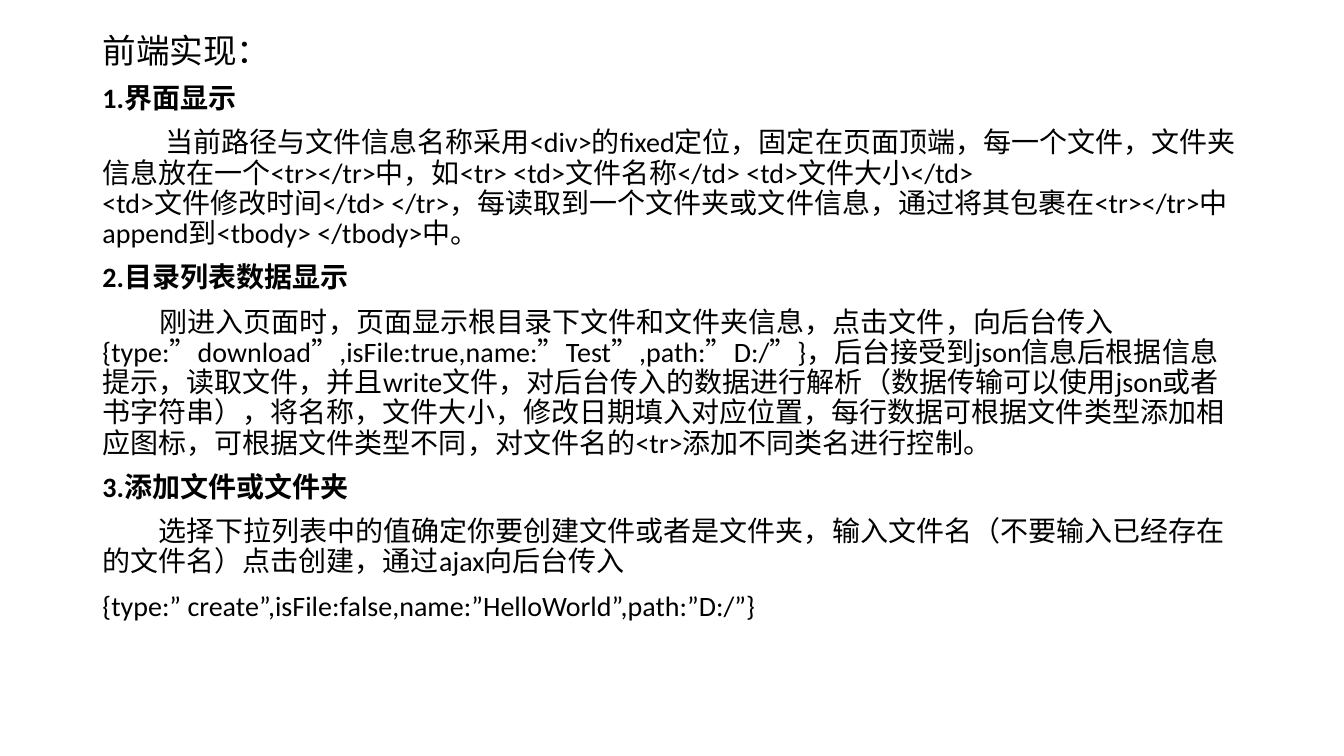
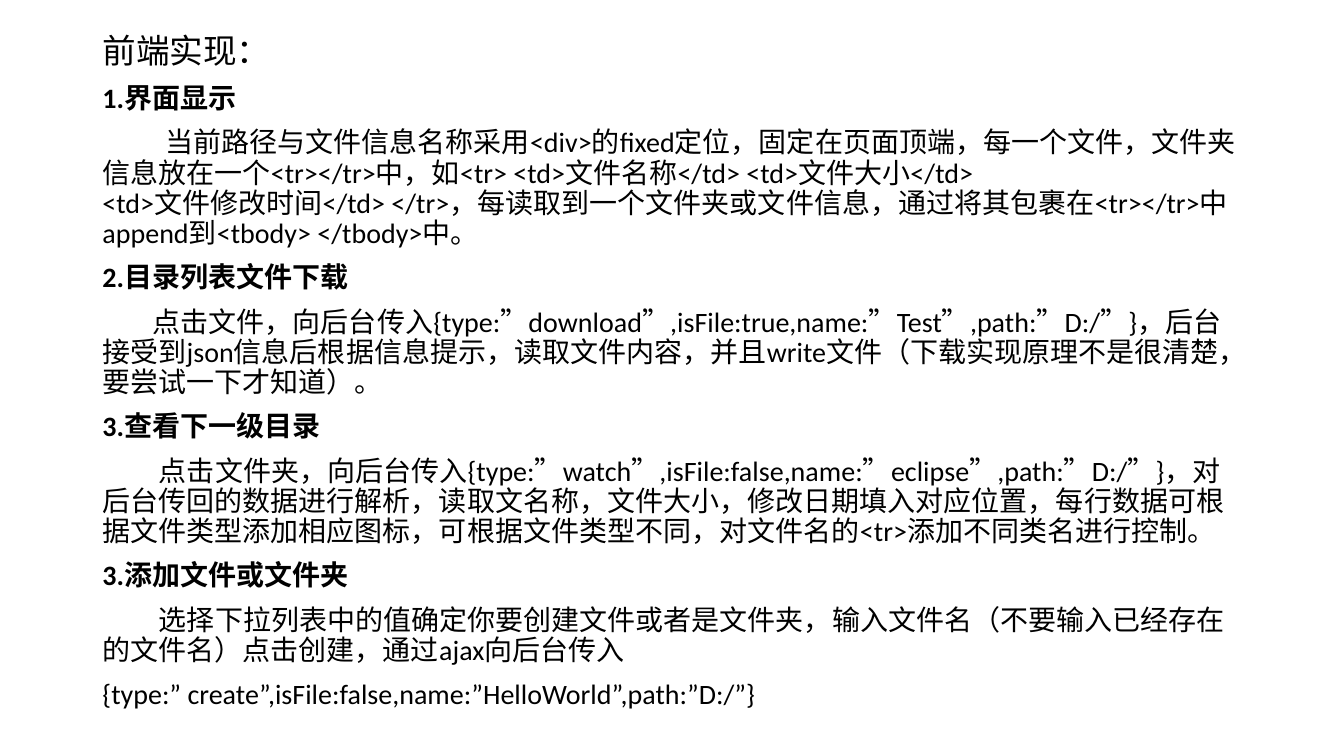
Before and after one commit to huangxgv/Test, a slide deck: slide 5 of haungxg.study2/文件管理系统（阶段二习题）分析报告.pptx. Drawn at 1344x756 pixels with LibreOffice and Linux fonts; fonts in the diff are those of the drawing. Boxes give left, top, right and bottom in pixels: in the first picture for what was removed or moved away, otherwise in the second. Text is boxed around its words. In the diff, an @@ line names an element or a change of style, - is before the commit and + after.

Commit message:
文件管理系统需求分析报告修改

```diff
--- a/haungxg.study2/文件管理系统（阶段二习题）分析报告.pptx
+++ b/haungxg.study2/文件管理系统（阶段二习题）分析报告.pptx
@@ text at box(102, 264, 1246, 544): text changed @@
-2.目录列表数据显示
-刚进入页面时，页面显示根目录下文件和文件夹信息，点击文件，向后台传入{type:”download”,isFile:true,name:”Test”,path:”D:/”}，后台接受到json信息后根据信息提示，读取文件，并且write文件，对后台传入的数据进行解析（数据传输可以使用json或者书字符串），将名称，文件大小，修改日期填入对应位置，每行数据可根据文件类型添加相应图标，可根据文件类型不同，对文件名的<tr>添加不同类名进行控制。
+2.目录列表文件下载
+点击文件，向后台传入{type:”download”,isFile:true,name:”Test”,path:”D:/”}，后台接受到json信息后根据信息提示，读取文件内容，并且write文件（下载实现原理不是很清楚，要尝试一下才知道）。
+3.查看下一级目录
+点击文件夹，向后台传入{type:”watch”,isFile:false,name:”eclipse”,path:”D:/”}，对后台传回的数据进行解析，读取文名称，文件大小，修改日期填入对应位置，每行数据可根据文件类型添加相应图标，可根据文件类型不同，对文件名的<tr>添加不同类名进行控制。
```
Also in this commit, not shown: 3 other slides changed.
